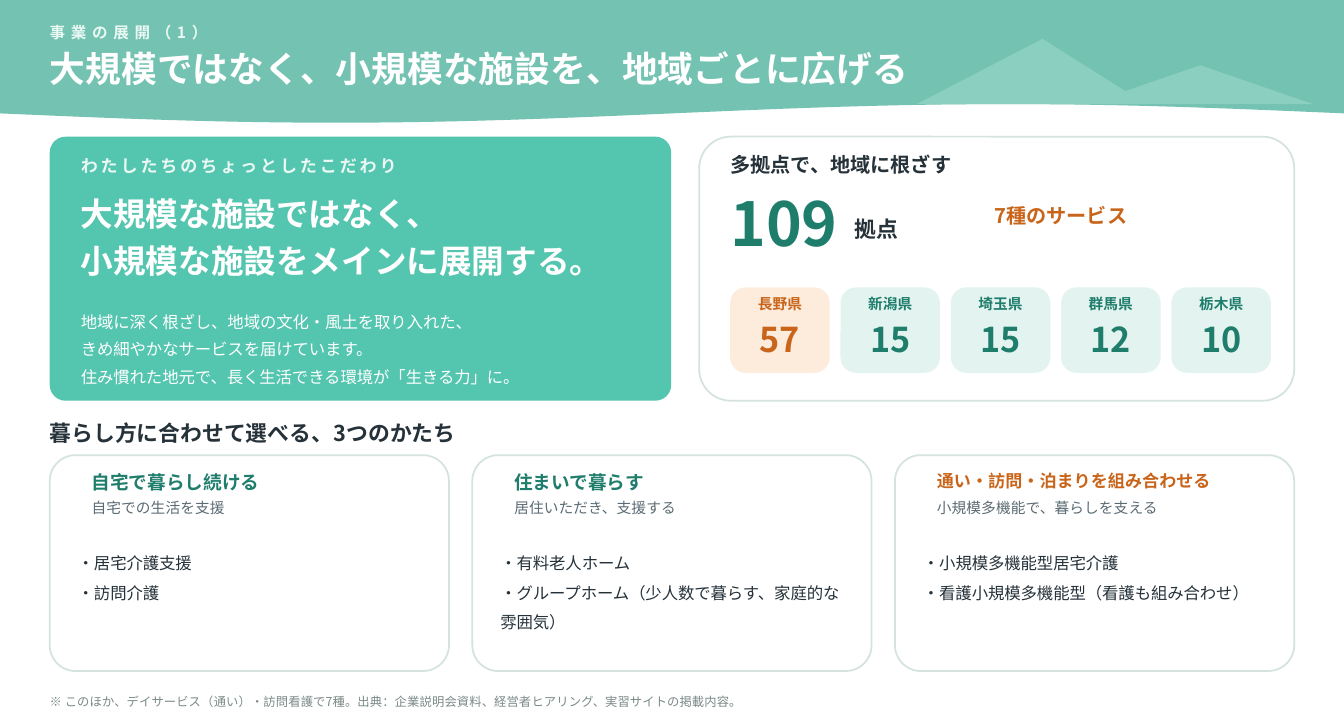
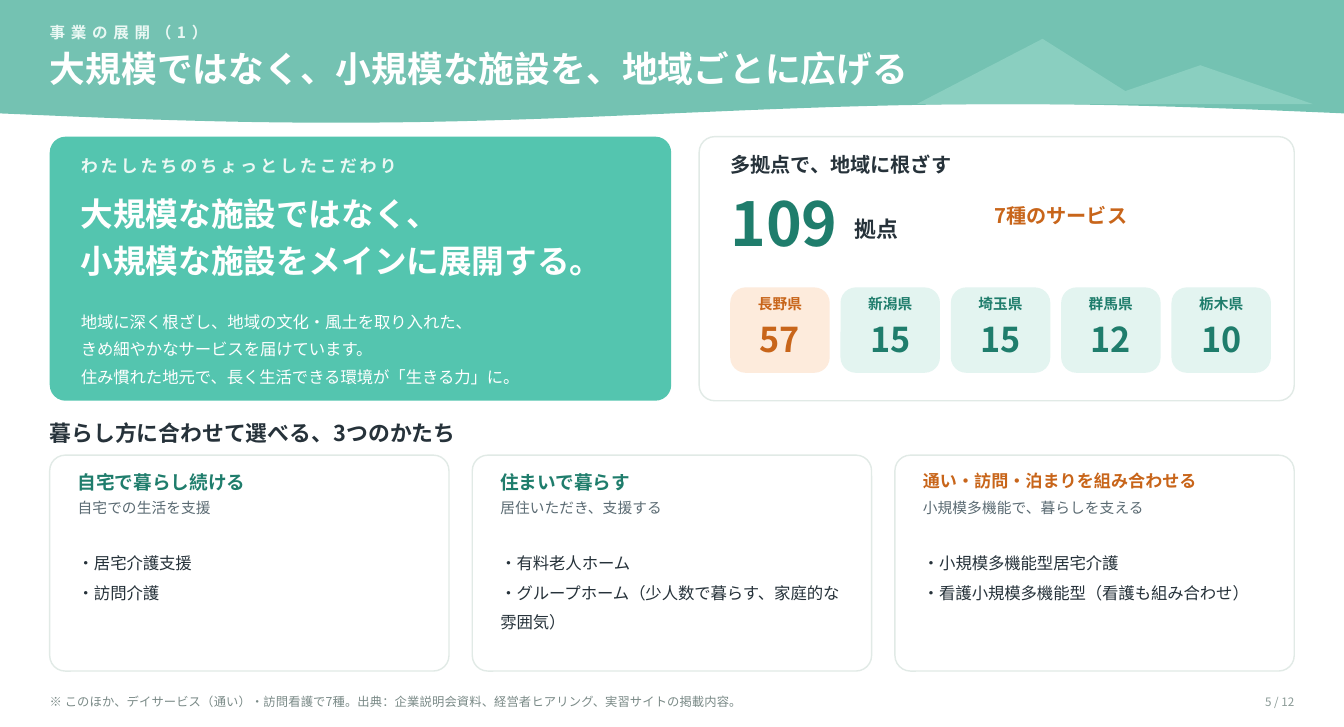
Before and after one commit to tatatatachan/claude, a slide deck: slide 5 of kyoiku-jisshu/共育実習_図解.pptx. Drawn at 1344x727 pixels with LibreOffice and Linux fonts; fonts in the diff are those of the drawing. Boxes give left, top, right and bottom in pixels: in the first picture for what was removed or moved away, otherwise in the second. Text is boxed around its words. In the diff, an @@ line names an element or a change of style, - is before the commit and + after.

```diff
--- a/kyoiku-jisshu/共育実習_図解.pptx
+++ b/kyoiku-jisshu/共育実習_図解.pptx
@@ text "自宅で暮らし続ける": place and size @@
-text "自宅で暮らし続ける" at box(92, 473, 260, 491)
+text "自宅で暮らし続ける" at box(78, 473, 246, 491)
@@ text "住まいで暮らす": place and size @@
-text "住まいで暮らす" at box(514, 473, 643, 491)
+text "住まいで暮らす" at box(500, 473, 629, 491)
@@ outline #D5E3DD 1.25 pt to #E1EAE6 1 pt; proportions changed in 4 elements at box(700, 137, 1295, 401), box(49, 456, 449, 671), box(473, 456, 872, 671), box(895, 456, 1295, 671) @@
@@ text "通い・訪問・泊まりを組み合わせる": place and size @@
-text "通い・訪問・泊まりを組み合わせる" at box(937, 472, 1211, 489)
+text "通い・訪問・泊まりを組み合わせる" at box(923, 472, 1197, 489)
@@ text "自宅での生活を支援": place and size @@
-text "自宅での生活を支援" at box(92, 500, 225, 514)
+text "自宅での生活を支援" at box(78, 500, 211, 514)
@@ text "居住いただき、支援する": place and size @@
-text "居住いただき、支援する" at box(514, 501, 675, 514)
+text "居住いただき、支援する" at box(500, 500, 661, 514)
@@ text "小規模多機能で、暮らしを支える": place and size @@
-text "小規模多機能で、暮らしを支える" at box(937, 500, 1158, 514)
+text "小規模多機能で、暮らしを支える" at box(923, 500, 1144, 514)
@@ text added at box(1265, 697, 1294, 706), 8.3 pt, text #8A9A96 @@
+5 / 12
```
Also in this commit, not shown: 9 other slides changed, 2 slides added, 4 other files.
